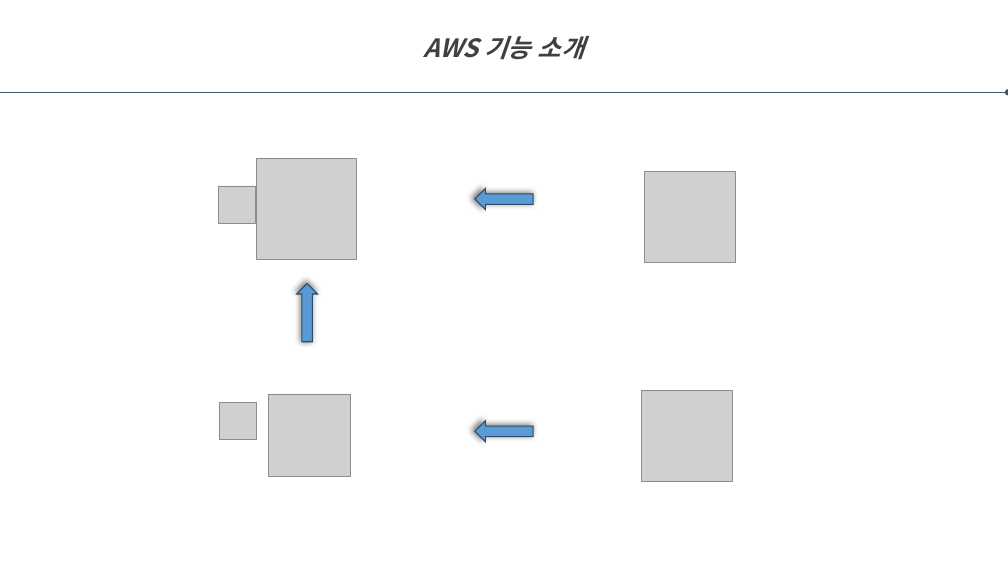
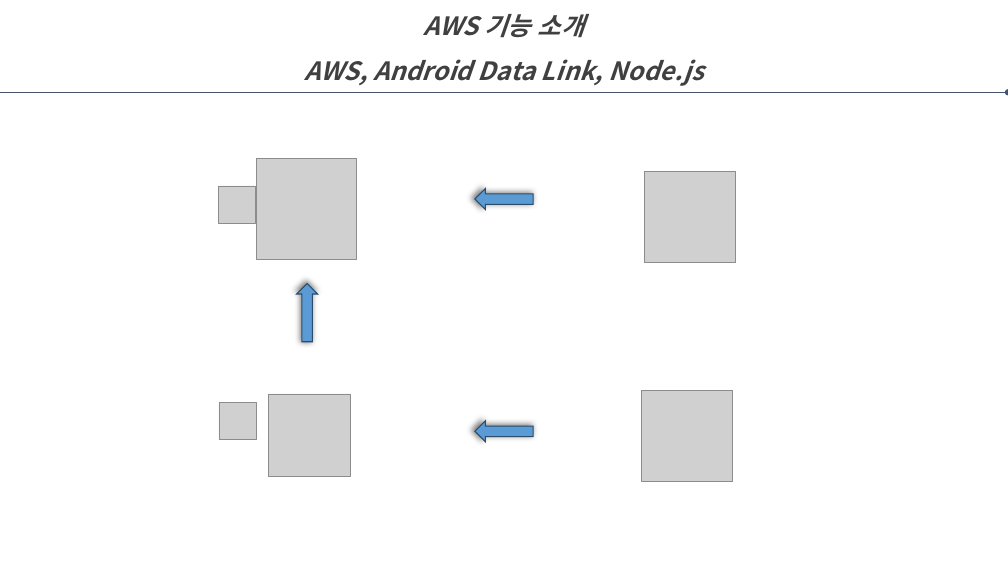
Before and after one commit to labory4302/SmartFarm, a slide deck: slide 13 of smartfarm.pptx. Drawn at 1008x567 pixels with LibreOffice and Linux fonts; fonts in the diff are those of the drawing; grey boxes stand for pictures. Boxes give left, top, right and bottom in pixels: in the first picture for what was removed or moved away, otherwise in the second. Text is boxed around its words. In the diff, an @@ line names an element or a change of style, - is before the commit and + after.

```diff
--- a/smartfarm.pptx
+++ b/smartfarm.pptx
@@ text at bbox=[305, 59, 704, 86]: paragraph added @@
+AWS, Android Data Link, Node.js
```
Also in this commit, not shown: 1 other file.
